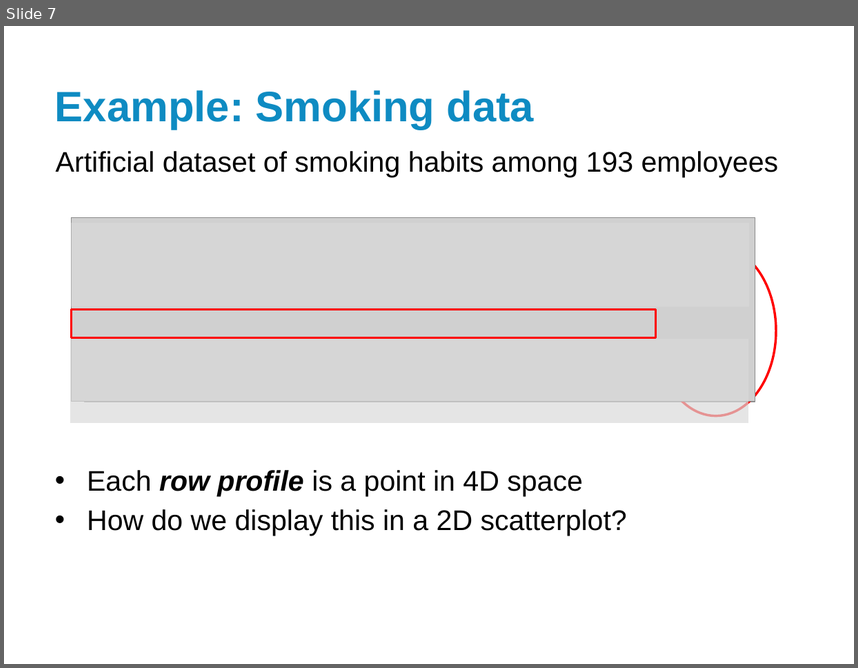
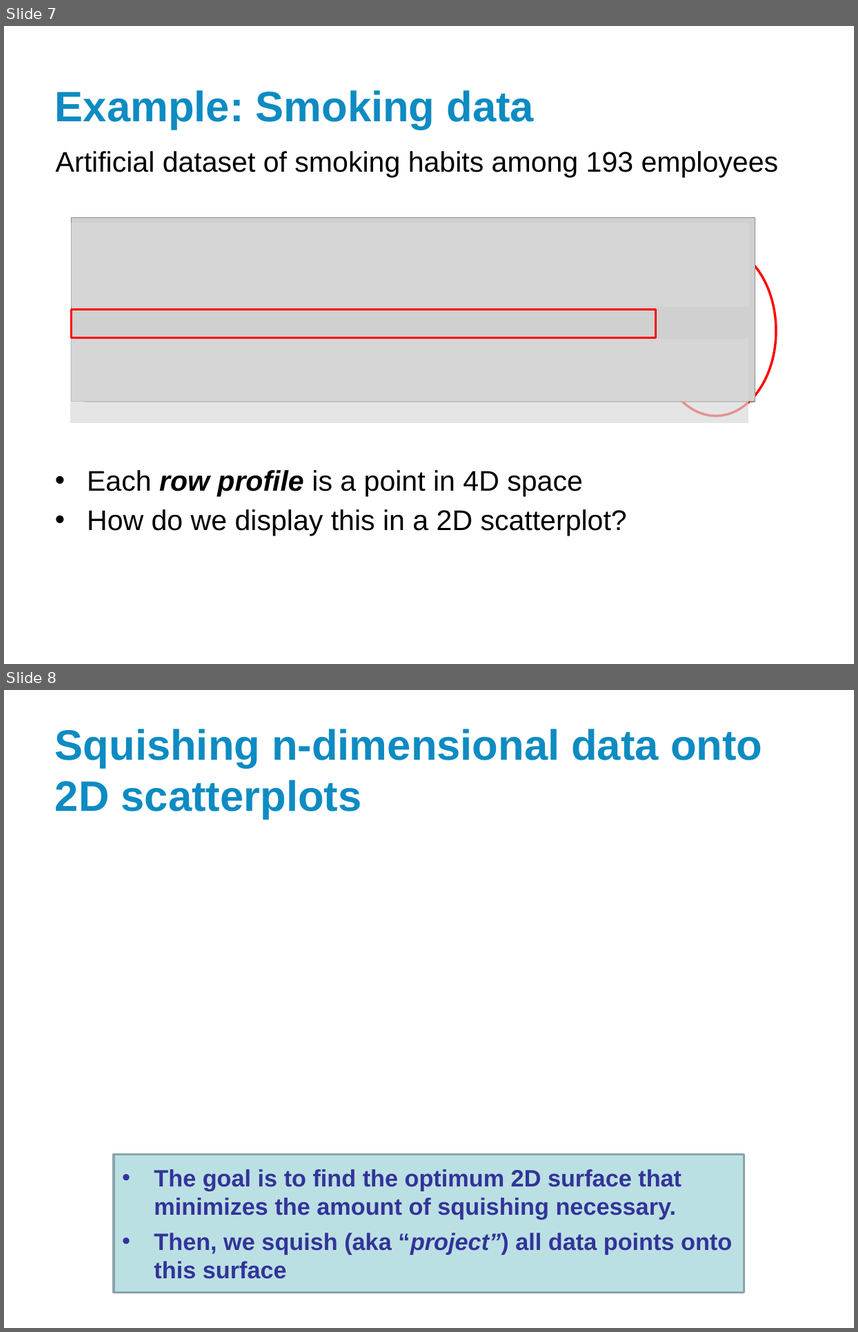
Before and after one commit to nayefahmad/2017.09.21-Exploring-correspondence-analysis, a slide deck: results/2017-09-22_Correspondence-analysis-for-nursing-unit-similarity.pptx. Shown one above the other, each under a label of ours: slide 7 before the commit, slides 7 and 8 after it. The pictures are 858x668 and 858x1332 pixels, drawn with LibreOffice and Linux fonts; fonts in the diff are those of the drawing; grey boxes stand for pictures; background and template pictures are left out. Boxes give left, top, right and bottom in pixels: in the first picture for what was removed or moved away, otherwise in the second. Text is boxed around its words. In the diff, an @@ line names an element or a change of style, - is before the commit and + after.

```diff
--- a/results/2017-09-22_Correspondence-analysis-for-nursing-unit-similarity.pptx
+++ b/results/2017-09-22_Correspondence-analysis-for-nursing-unit-similarity.pptx
@@ slide 8 added at box(4, 690, 854, 1328), background #FFFFFF @@
@@ title added at box(55, 729, 762, 819), 36 pt, text #0E8BC2, bold @@
+Squishing n-dimensional data onto 2D scatterplots
@@ rectangle added at box(114, 1154, 744, 1292), fill #BBE0E3, outline #8AA6A8 2 pt, 20 pt, text #333399, bold @@
+• The goal is to find the optimum 2D surface that minimizes the amount of squishing necessary.
+• Then, we squish (aka “project”) all data points onto this surface
```
Also in this commit, not shown: 2 other slides added, 3 slides removed.
